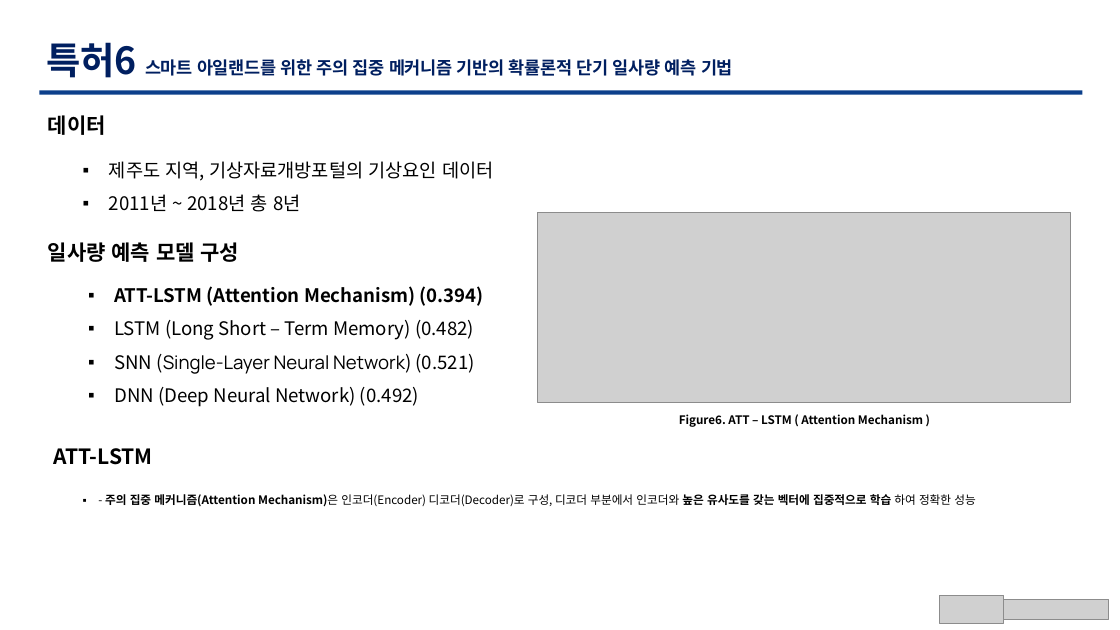
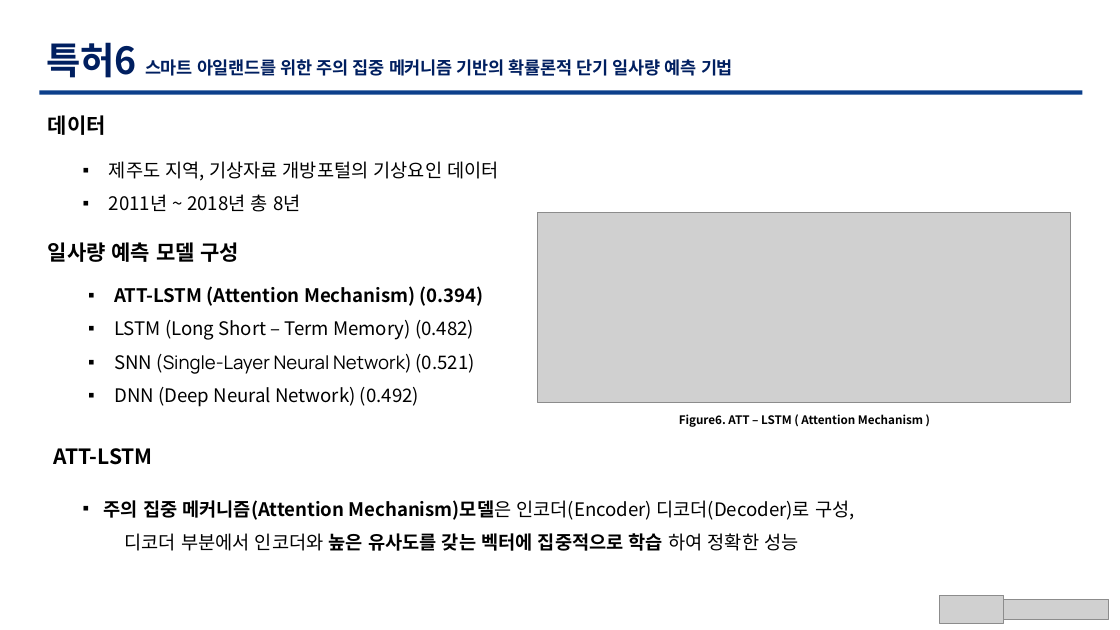
Before and after one commit to TaegyuHan/Solar_radiation_prediction_model, a slide deck: slide 14 of KICS_PT/[KICS] 동향 poster.pptx. Drawn at 1120x630 pixels with LibreOffice and Linux fonts; fonts in the diff are those of the drawing; grey boxes stand for pictures. Boxes give left, top, right and bottom in pixels: in the first picture for what was removed or moved away, otherwise in the second. Text is boxed around its words. In the diff, an @@ line names an element or a change of style, - is before the commit and + after.

```diff
--- a/KICS_PT/[KICS] 동향 poster.pptx
+++ b/KICS_PT/[KICS] 동향 poster.pptx
@@ text at <box>109,161,498,181</box>: spaces changed @@
-▪ 제주도 지역, 기상자료개방포털의 기상요인 데이터
+▪ 제주도 지역, 기상자료 개방포털의 기상요인 데이터
@@ text at <box>104,500,854,551</box>: text changed; size 10 to 16 pt; bold on @@
-▪ - 주의 집중 메커니즘(Attention Mechanism)은 인코더(Encoder) 디코더(Decoder)로 구성, 디코더 부분에서 인코더와 높은 유사도를 갖는 벡터에 집중적으로 학습 하여 정확한 성능
+▪ 주의 집중 메커니즘(Attention Mechanism)모델은 인코더(Encoder) 디코더(Decoder)로 구성,
+  디코더 부분에서 인코더와 높은 유사도를 갖는 벡터에 집중적으로 학습 하여 정확한 성능
```
Also in this commit, not shown: 9 other slides changed, 1 other file.
